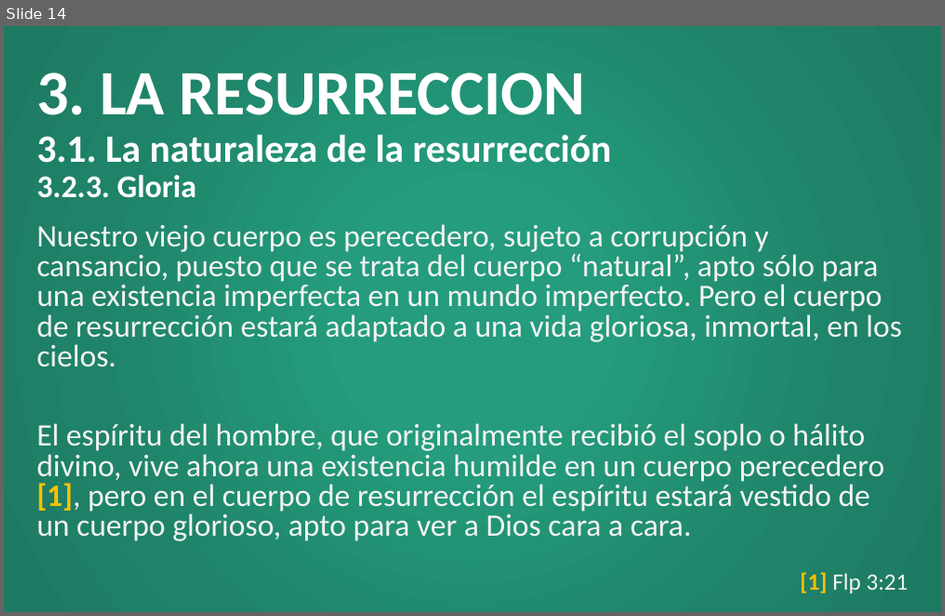
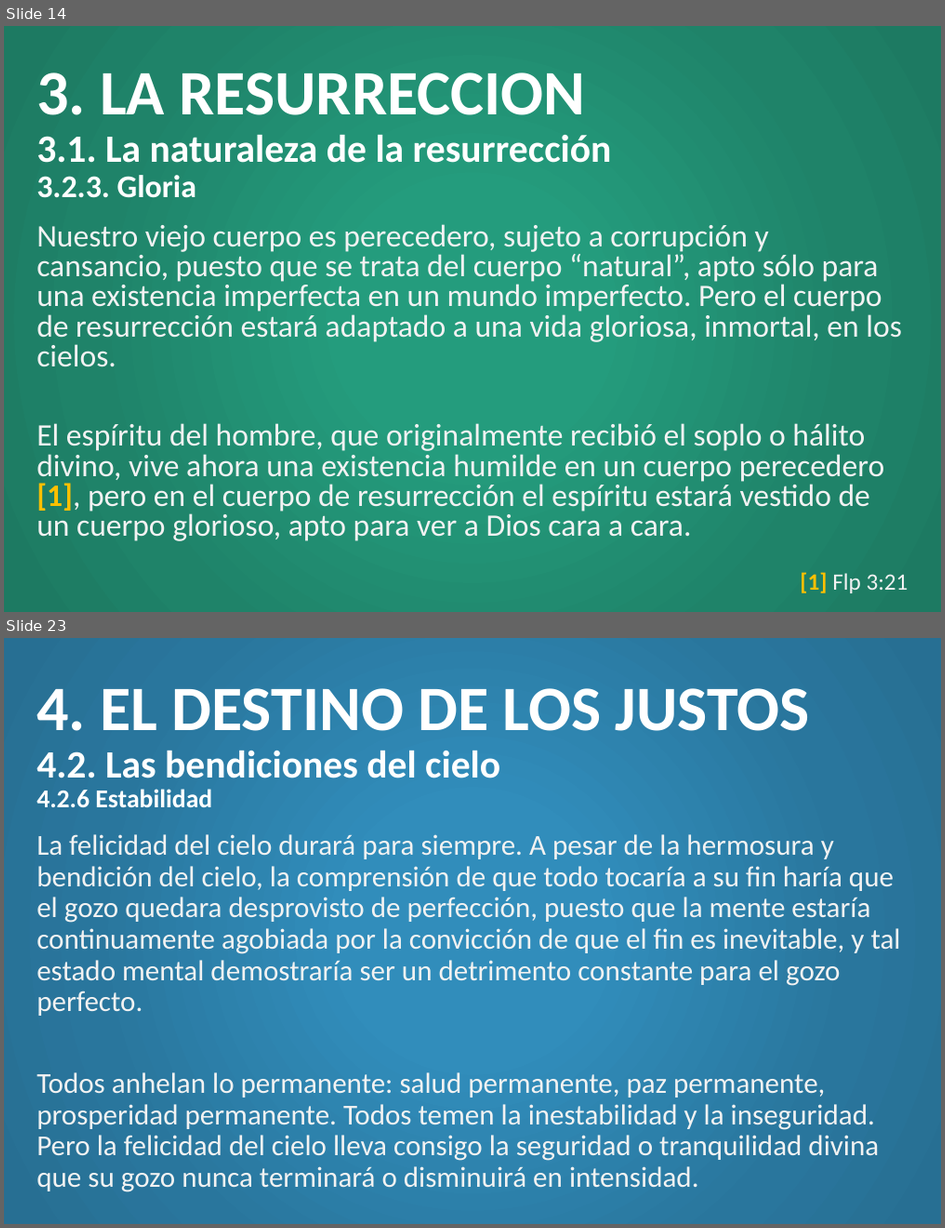
Before and after one commit to CreyTuning/documents, a slide deck: slideshow/Teologia Sistematica y Biblica - Myer Pearlman/Clases/10. Acontecimientos finales.pptx. Shown one above the other, each under a label of ours: slide 14 before the commit, slides 14 and 23 after it; the slides between them are not shown. The pictures are 945x616 and 945x1228 pixels, drawn with LibreOffice and Linux fonts; fonts in the diff are those of the drawing. Boxes give left, top, right and bottom in pixels: in the first picture for what was removed or moved away, otherwise in the second. Text is boxed around its words. In the diff, an @@ line names an element or a change of style, - is before the commit and + after.

```diff
--- a/slideshow/Teologia Sistematica y Biblica - Myer Pearlman/Clases/10. Acontecimientos finales.pptx
+++ b/slideshow/Teologia Sistematica y Biblica - Myer Pearlman/Clases/10. Acontecimientos finales.pptx
@@ slide 23 added at (x1=4, y1=638, x2=941, y2=1224), background gradient #318DBB to #29769D to #276F93 @@
@@ title added at (x1=37, y1=688, x2=809, y2=807), 29.7 pt, text #FFFFFF, bold @@
+4. EL DESTINO DE LOS JUSTOS
+4.2. Las bendiciones del cielo
+4.2.6 Estabilidad
@@ text added at (x1=37, y1=834, x2=901, y2=1192), 22.2 pt, text #F2F2F2 @@
+La felicidad del cielo durará para siempre. A pesar de la hermosura y bendición del cielo, la comprensión de que todo tocaría a su fin haría que el gozo quedara desprovisto de perfección, puesto que la mente estaría continuamente agobiada por la convicción de que el fin es inevitable, y tal estado mental demostraría ser un detrimento constante para el gozo perfecto.
+Todos anhelan lo permanente: salud permanente, paz permanente, prosperidad permanente. Todos temen la inestabilidad y la inseguridad. Pero la felicidad del cielo lleva consigo la seguridad o tranquilidad divina que su gozo nunca terminará o disminuirá en intensidad.
```
Also in this commit, not shown: 20 other slides added, 2 other files.
